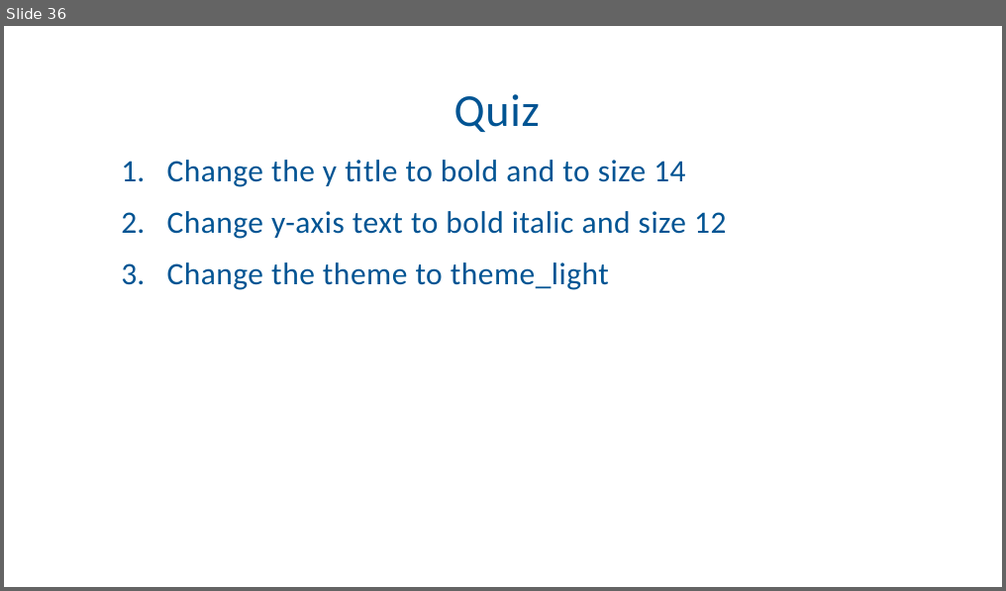
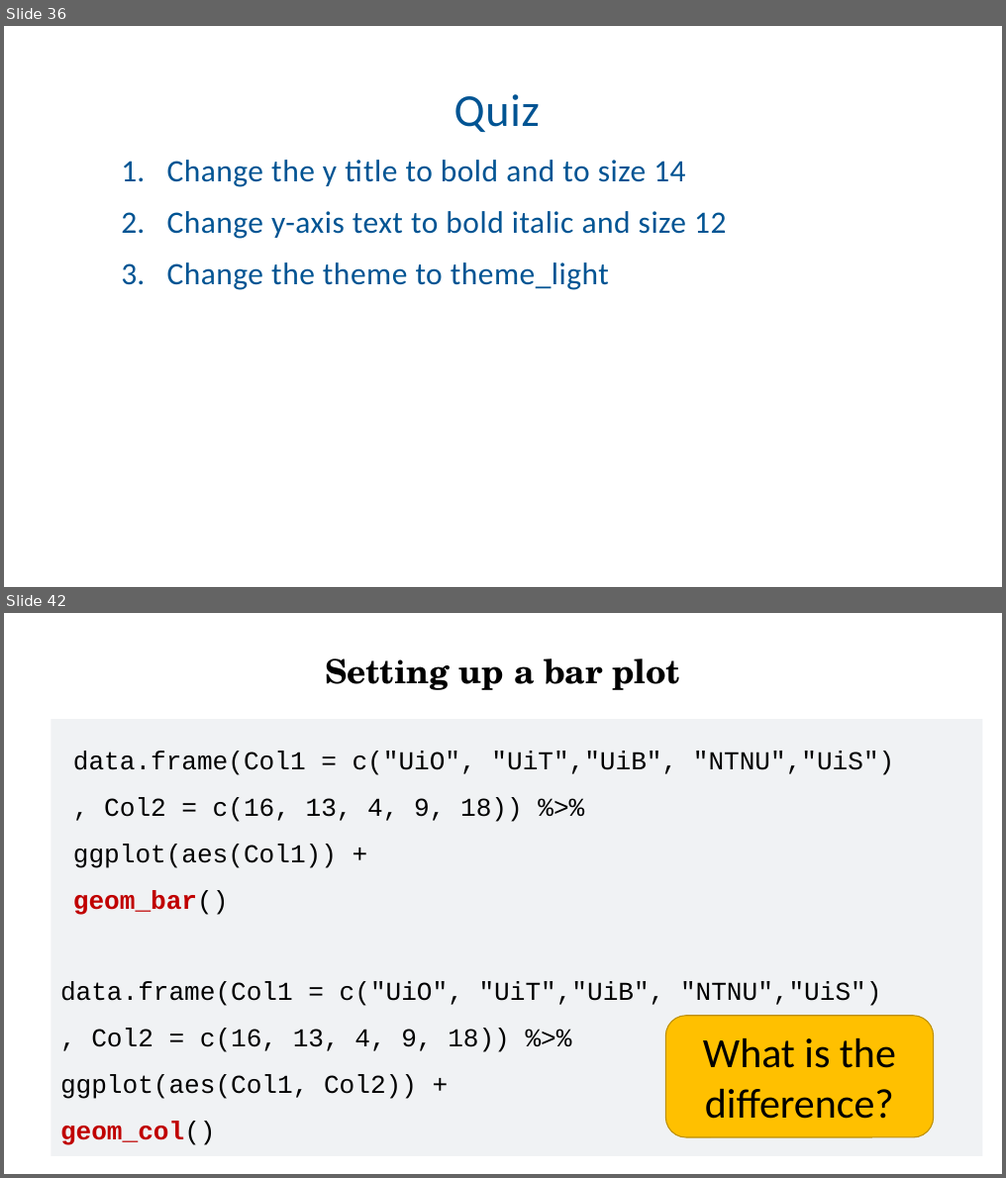
Before and after one commit to Ahmedbargheet/R-for-beginners_UiT, a slide deck: R_workshop_4.ppt. Shown one above the other, each under a label of ours: slide 36 before the commit, slides 36 and 42 after it; the slides between them are not shown. The pictures are 1006x591 and 1006x1178 pixels, drawn with LibreOffice and Linux fonts; fonts in the diff are those of the drawing; background and template pictures are left out. Boxes give left, top, right and bottom in pixels: in the first picture for what was removed or moved away, otherwise in the second. Text is boxed around its words. In the diff, an @@ line names an element or a change of style, - is before the commit and + after.

```diff
--- a/R_workshop_4.ppt
+++ b/R_workshop_4.ppt
@@ slide 42 added at [4,613,1002,1174], background #FFFFFF @@
@@ text added at [325,659,681,690], 32 pt, text #000000, bold @@
+Setting up a bar plot
@@ freeform shape added at [52,719,983,1157], fill #F0F2F4 @@
@@ title added at [73,752,894,915], 24.9 pt, text #000000 @@
+data.frame(Col1 = c("UiO", "UiT","UiB", "NTNU","UiS")
+, Col2 = c(16, 13, 4, 9, 18)) %>%
+ggplot(aes(Col1)) +
+geom_bar()
@@ text added at [60,982,881,1146], 24.9 pt, text #000000 @@
+data.frame(Col1 = c("UiO", "UiT","UiB", "NTNU","UiS")
+, Col2 = c(16, 13, 4, 9, 18)) %>%
+ggplot(aes(Col1, Col2)) +
+geom_col()
@@ rounded rectangle added at [665,1016,934,1138], fill #FFC000, outline #BD8E00 1 pt, 40 pt, text #000000 @@
+What is the difference?
```
Also in this commit, not shown: 10 slides changed, 23 other slides added.
